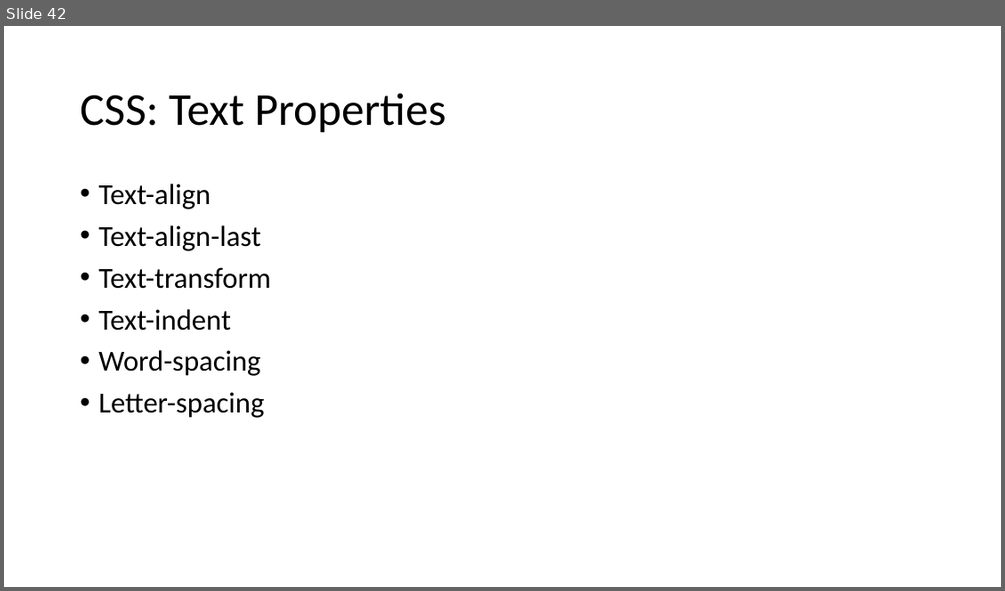
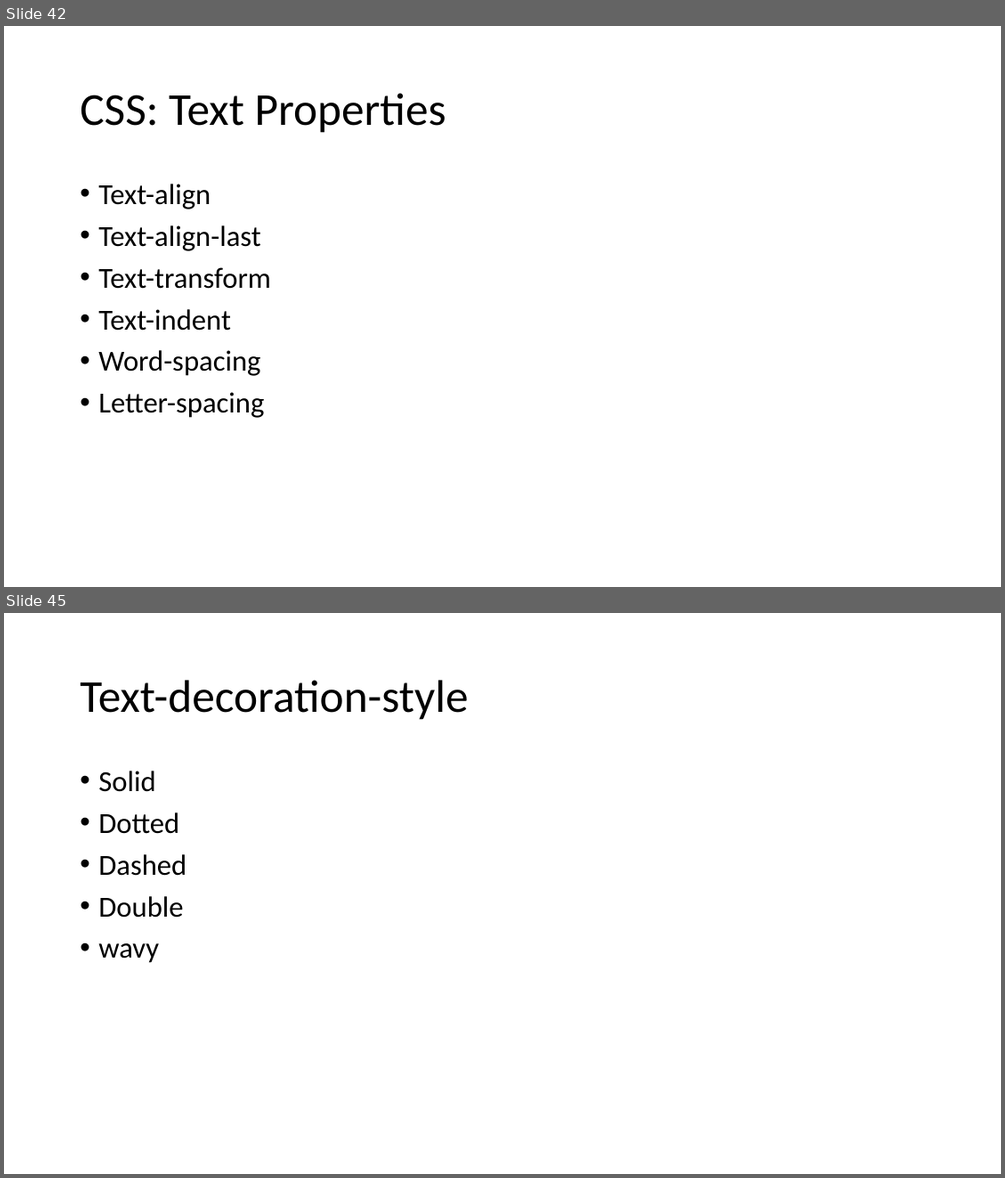
Before and after one commit to PiyushChaturvedii/Batch04, a slide deck: CSS.pptx. Shown one above the other, each under a label of ours: slide 42 before the commit, slides 42 and 45 after it; the slides between them are not shown. The pictures are 1005x591 and 1005x1178 pixels, drawn with LibreOffice and Linux fonts; fonts in the diff are those of the drawing. Boxes give left, top, right and bottom in pixels: in the first picture for what was removed or moved away, otherwise in the second. Text is boxed around its words. In the diff, an @@ line names an element or a change of style, - is before the commit and + after.

```diff
--- a/CSS.pptx
+++ b/CSS.pptx
@@ slide 45 added at (4,613,1001,1174), background #FFFFFF @@
@@ title added at (80,680,468,720), 44 pt, text #000000 @@
+Text-decoration-style
@@ text added at (98,771,186,963), 28 pt, text #000000 @@
+• Solid
+• Dotted
+• Dashed
+• Double
+• wavy
```
Also in this commit, not shown: 9 other slides added, 4 other files.
